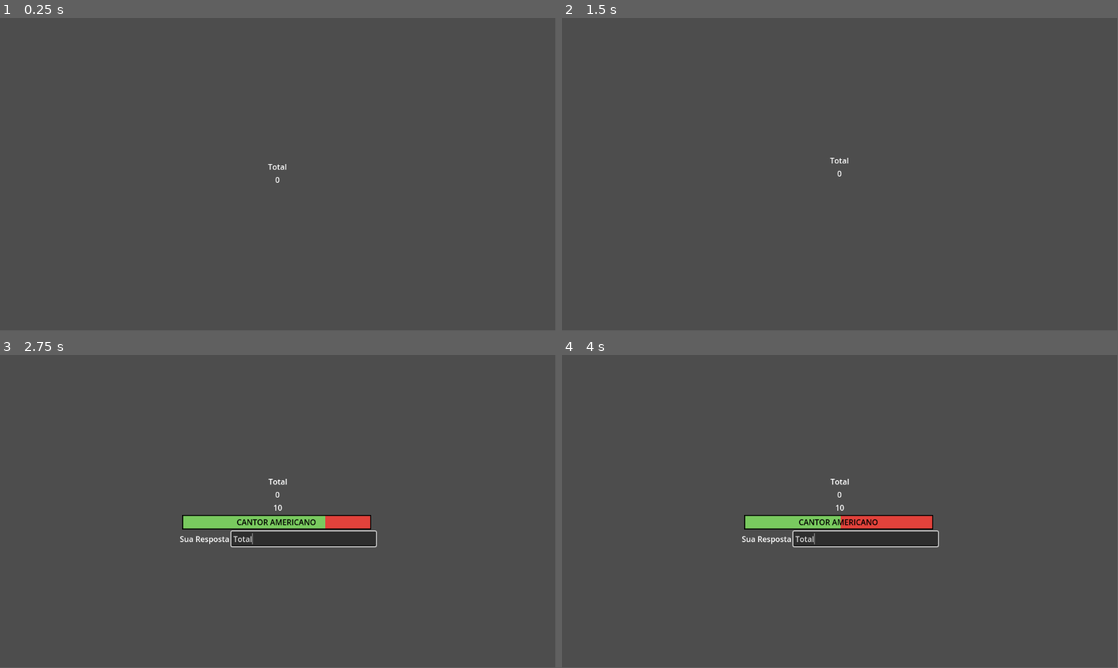
Above: before the commit, frames 1-4 (two rows, left to right).
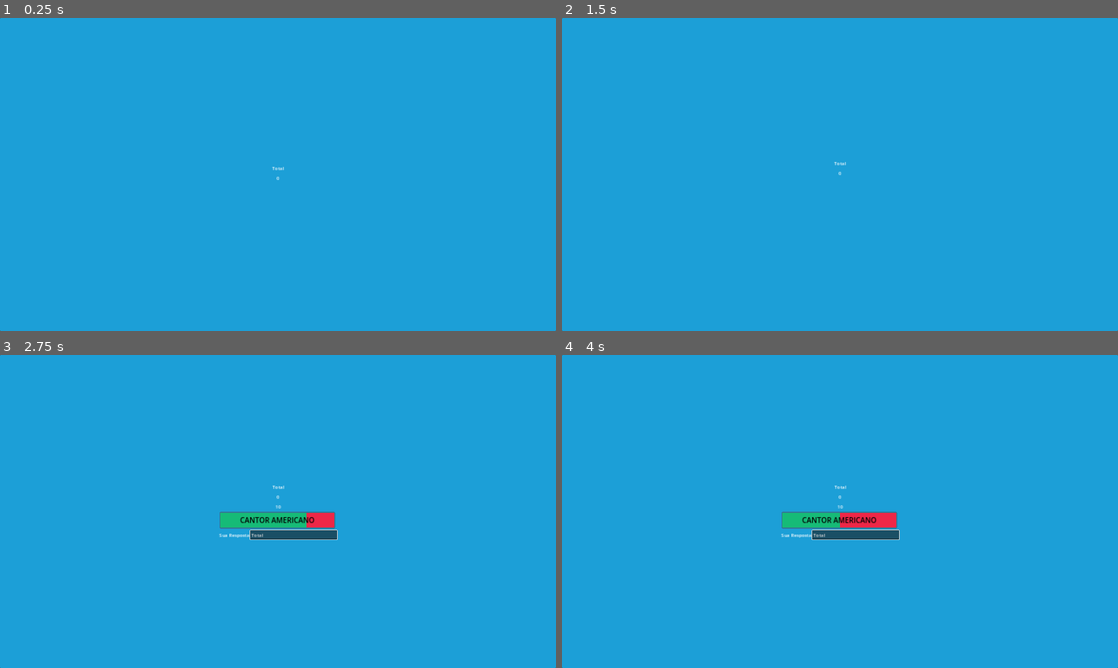
Above: after the commit, the same moments.

Repository: lazaromenezes/three-hints-game
Game: Godot game, scene res://scenes/timed_match/timed_match.tscn
The game is run twice, just before and just after one commit, with the same random seed, the same clock (stepped at 60 frames per second) and the same inputs.
Inputs:
- Up to frame 1 (0.25 s): no input
- Up to frame 2 (1.5 s): tap Enter at 0.5 s; tap Space at 1.25 s
- Up to frame 3 (2.75 s): type "Total" at 2 s
- Up to frame 4 (4 s): no input
In our replay, the window is 799x449 before the commit and 800x450 after it. These sizes can differ from the game's own. Grey fills any space a smaller window leaves; there, only what the larger window draws over its background counts as a difference.

The runs differ from the first frame. In frame 1, 100% of the frame differs, in the area x 0-100%, y 0-100%; in frame 2, 100%; in frame 3, 100%; in frame 4, 100%.

Commit message:
Add a theme

Diff:
--- a/project.godot
+++ b/project.godot
@@ -20,7 +20,15 @@
 
 GameManager="*res://scripts/game_manager.gd"
 
+[display]
+
+window/size/viewport_width=1920
+window/size/viewport_height=1080
+window/stretch/mode="canvas_items"
+window/stretch/aspect="expand"
+
 [rendering]
 
 renderer/rendering_method="gl_compatibility"
 renderer/rendering_method.mobile="gl_compatibility"
+limits/global_shader_variables/buffer_size=4096
--- /dev/null
+++ b/resources/main_theme.tres
@@ -0,0 +1,36 @@
+[gd_resource type="Theme" load_steps=4 format=3 uid="uid://dr33k4lxxp4rf"]
+
+[sub_resource type="StyleBoxFlat" id="StyleBoxFlat_k4u1d"]
+bg_color = Color(0.109804, 0.623529, 0.843137, 1)
+corner_radius_top_left = 4
+corner_radius_top_right = 4
+corner_radius_bottom_right = 4
+corner_radius_bottom_left = 4
+
+[sub_resource type="StyleBoxFlat" id="StyleBoxFlat_0ldey"]
+bg_color = Color(0.933333, 0.152941, 0.278431, 1)
+border_width_left = 4
+border_width_top = 4
+border_width_right = 4
+border_width_bottom = 4
+border_color = Color(0.301961, 0.301961, 0.301961, 0.517647)
+corner_radius_top_left = 4
+corner_radius_top_right = 4
+corner_radius_bottom_right = 4
+corner_radius_bottom_left = 4
+expand_margin_left = 4.0
+expand_margin_top = 4.0
+expand_margin_right = 4.0
+expand_margin_bottom = 4.0
+shadow_color = Color(0, 0, 0, 0.811765)
+
+[sub_resource type="StyleBoxFlat" id="StyleBoxFlat_pkhc5"]
+bg_color = Color(0.0862745, 0.733333, 0.466667, 1)
+
+[resource]
+Panel/styles/panel = SubResource("StyleBoxFlat_k4u1d")
+ProgressBar/styles/background = SubResource("StyleBoxFlat_0ldey")
+ProgressBar/styles/fill = SubResource("StyleBoxFlat_pkhc5")
+VBoxContainer/constants/separation = 10
+VBoxHintList/base_type = &"VBoxContainer"
+VBoxHintList/constants/separation = 15
--- a/scenes/hint/hint.tscn
+++ b/scenes/hint/hint.tscn
@@ -1,21 +1,6 @@
-[gd_scene load_steps=4 format=3 uid="uid://2j7jo7xjarnv"]
+[gd_scene load_steps=2 format=3 uid="uid://2j7jo7xjarnv"]
 
 [ext_resource type="Script" path="res://scenes/hint/hint.gd" id="1_gkpsb"]
-
-[sub_resource type="StyleBoxFlat" id="StyleBoxFlat_hrn06"]
-bg_color = Color(0.886275, 0.258824, 0.231373, 1)
-border_width_left = 2
-border_width_top = 2
-border_width_right = 2
-border_width_bottom = 2
-border_color = Color(0, 0, 0, 1)
-
-[sub_resource type="StyleBoxFlat" id="StyleBoxFlat_xnw4y"]
-bg_color = Color(0.476006, 0.793895, 0.373545, 1)
-border_width_left = 2
-border_width_top = 2
-border_width_bottom = 2
-border_color = Color(0, 0, 0, 1)
 
 [node name="Hint" type="HBoxContainer"]
 anchors_preset = 10
@@ -36,11 +21,9 @@
 
 [node name="Progress" type="ProgressBar" parent="Control"]
 unique_name_in_owner = true
-custom_minimum_size = Vector2(0, 30)
+custom_minimum_size = Vector2(0, 50)
 layout_mode = 2
 size_flags_vertical = 4
-theme_override_styles/background = SubResource("StyleBoxFlat_hrn06")
-theme_override_styles/fill = SubResource("StyleBoxFlat_xnw4y")
 max_value = 1.0
 step = 0.0
 value = 1.0
@@ -49,7 +32,9 @@
 [node name="HintText" type="Label" parent="Control"]
 unique_name_in_owner = true
 layout_mode = 2
+size_flags_horizontal = 4
 theme_override_colors/font_color = Color(0, 0, 0, 1)
+theme_override_font_sizes/font_size = 25
 text = "Tem Lente"
 horizontal_alignment = 1
 vertical_alignment = 1
--- a/scenes/timed_match/timed_match.tscn
+++ b/scenes/timed_match/timed_match.tscn
@@ -1,7 +1,8 @@
-[gd_scene load_steps=11 format=3 uid="uid://csxws0ml1no5v"]
+[gd_scene load_steps=12 format=3 uid="uid://csxws0ml1no5v"]
 
 [ext_resource type="Script" path="res://scenes/timed_match/timed_match.gd" id="1_5o60s"]
 [ext_resource type="Script" path="res://scripts/offline_word_provider.gd" id="1_nrwte"]
+[ext_resource type="Theme" uid="uid://dr33k4lxxp4rf" path="res://resources/main_theme.tres" id="1_nxcvi"]
 [ext_resource type="Script" path="res://resources/word/word.gd" id="2_4mr3s"]
 [ext_resource type="Resource" uid="uid://hqbjrm5deggm" path="res://resources/word/sample_words/chuva.tres" id="3_5dca7"]
 [ext_resource type="Resource" uid="uid://3dsoneckl356" path="res://resources/word/sample_words/elvis.tres" id="4_agbre"]
@@ -18,13 +19,22 @@
 anchor_bottom = 1.0
 grow_horizontal = 2
 grow_vertical = 2
+theme = ExtResource("1_nxcvi")
 script = ExtResource("1_5o60s")
 
 [node name="OfflineWordProvider" type="Node" parent="."]
 script = ExtResource("1_nrwte")
 words = Array[ExtResource("2_4mr3s")]([ExtResource("3_5dca7"), ExtResource("4_agbre"), ExtResource("5_0vam8"), ExtResource("6_3fuh8"), ExtResource("7_4mk16"), ExtResource("8_yknt8"), ExtResource("9_c6o0p")])
 
-[node name="VBoxContainer" type="VBoxContainer" parent="."]
+[node name="Panel" type="Panel" parent="."]
+layout_mode = 1
+anchors_preset = 15
+anchor_right = 1.0
+anchor_bottom = 1.0
+grow_horizontal = 2
+grow_vertical = 2
+
+[node name="VBoxContainer" type="VBoxContainer" parent="Panel"]
 layout_mode = 1
 anchors_preset = 8
 anchor_left = 0.5
@@ -32,26 +42,26 @@
 anchor_right = 0.5
 anchor_bottom = 0.5
 offset_left = -20.0
-offset_top = -20.0
+offset_top = -27.0
 offset_right = 20.0
-offset_bottom = 20.0
+offset_bottom = 27.0
 grow_horizontal = 2
 grow_vertical = 2
 
-[node name="Label" type="Label" parent="VBoxContainer"]
+[node name="Label" type="Label" parent="Panel/VBoxContainer"]
 layout_mode = 2
 text = "Total"
 horizontal_alignment = 1
 vertical_alignment = 1
 
-[node name="Points" type="Label" parent="VBoxContainer"]
+[node name="Points" type="Label" parent="Panel/VBoxContainer"]
 unique_name_in_owner = true
 layout_mode = 2
 text = "0"
 horizontal_alignment = 1
 vertical_alignment = 1
 
-[node name="WordContainer" type="AspectRatioContainer" parent="VBoxContainer"]
+[node name="WordContainer" type="AspectRatioContainer" parent="Panel/VBoxContainer"]
 unique_name_in_owner = true
 layout_mode = 2
 size_flags_vertical = 3
--- a/scenes/word/word.tscn
+++ b/scenes/word/word.tscn
@@ -20,6 +20,7 @@
 [node name="Hints" type="VBoxContainer" parent="."]
 unique_name_in_owner = true
 layout_mode = 2
+theme_type_variation = &"VBoxHintList"
 
 [node name="GuessArea" parent="." instance=ExtResource("2_kb86k")]
 unique_name_in_owner = true
